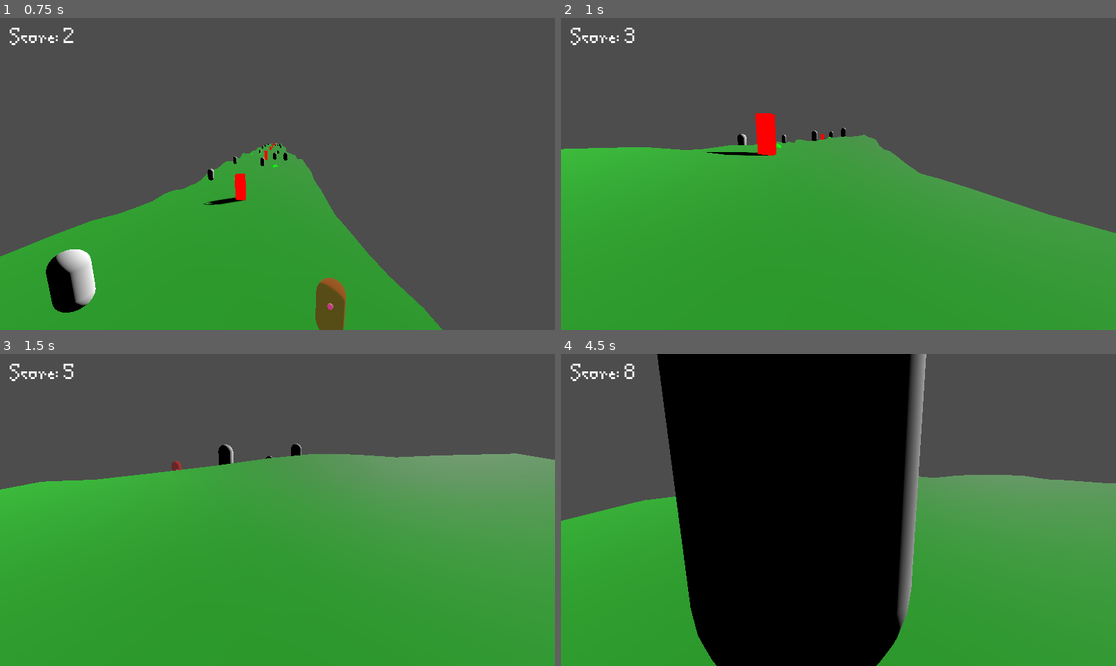
Above: before the commit, frames 1-4 (two rows, left to right).
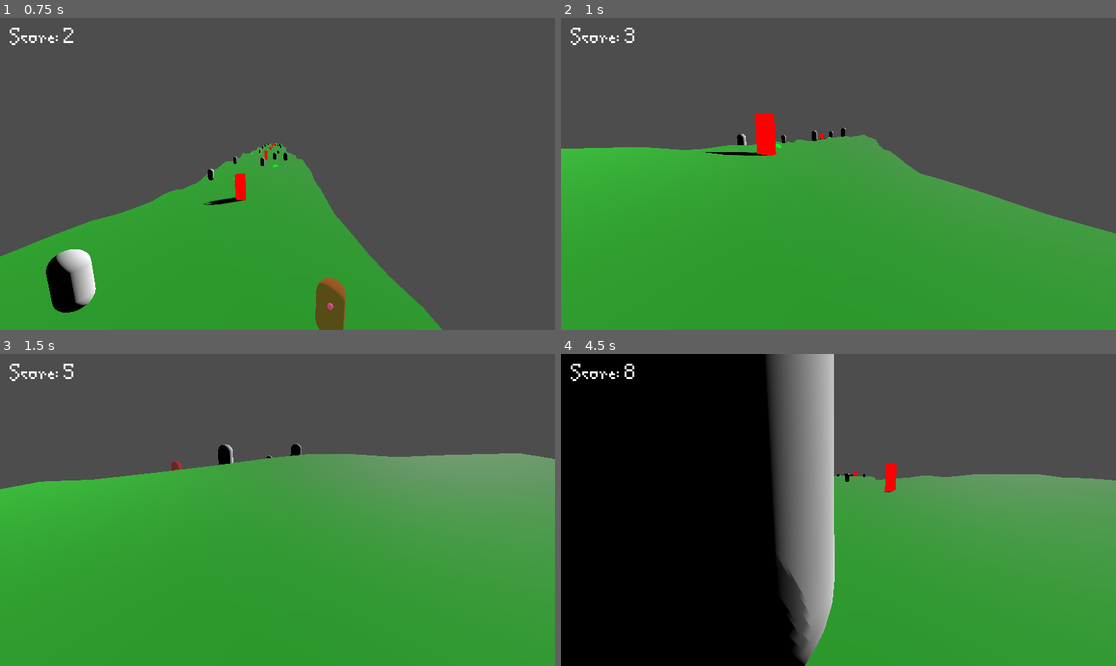
Above: after the commit, the same moments.

Repository: dorrajem/global-game-jam-2026
Game: Godot game, scene res://main.tscn
Same seed, same stepped clock (60 frames per second), same inputs: the game is played once before the commit and once after it.
Inputs (mouse positions are in pixels of both pictures, inside the frame that each line leads up to):
- Up to frame 1 (0.75 s): move the mouse to (399, 158) at 0.52 s; hold D (move_right) from 0.53 s (still down); hold Space (dash) from 0.53 s (still down)
- Up to frame 2 (1 s): keep holding D (move_right); keep holding Space (dash)
- Up to frame 3 (1.5 s): move the mouse to (166, 525) at 1.27 s; release D (move_right) at 1.28 s; release Space (dash) at 1.28 s; hold A (move_left) from 1.28 s (still down); tap Space (dash) at 1.35 s
- Up to frame 4 (4.5 s): move the mouse to (894, 441) at 2.02 s; release A (move_left) at 2.03 s; hold Space (dash) 2.03-2.78 s; hold D (move_right) 2.03-3.53 s; move the mouse to (810, 572) at 2.77 s; tap Space (dash) at 2.85, 4.35 s; move the mouse to (1005, 556) at 3.52 s; hold Space (dash) 3.53-4.28 s; hold A (move_left) from 3.53 s (still down); move the mouse to (672, 463) at 4.27 s

Frame 1 is identical in both runs. In frame 2, 0.1% of the frame differs, in the area x 0-100%, y 30-70%; in frame 3, less than 0.1%; in frame 4, 45%, in the area x 0-100%, y 0-100%.

Commit message:
enemy audio

Diff:
--- a/default_bus_layout.tres
+++ b/default_bus_layout.tres
@@ -2,6 +2,7 @@
 
 [sub_resource type="AudioEffectStereoEnhance" id="AudioEffectStereoEnhance_j3pel"]
 resource_name = "StereoEnhance"
+pan_pullout = 4.0
 
 [resource]
 bus/1/name = &"sfx"
@@ -23,4 +24,4 @@
 bus/3/volume_db = 0.0
 bus/3/send = &"Master"
 bus/3/effect/0/effect = SubResource("AudioEffectStereoEnhance_j3pel")
-bus/3/effect/0/enabled = true
+bus/3/effect/0/enabled = false
--- a/enemies/enemy.gd
+++ b/enemies/enemy.gd
@@ -3,7 +3,7 @@
 
 # movement settings
 @export var move_speed : float = 3.0
-@export var detection_range : float = 10.0
+@export var detection_range : float = 5
 @export var attack_range : float = 2.0
 @export var wander_radius : float = 5.0
 
@@ -33,6 +33,9 @@
 
 # adding audio
 @onready var audio_stream: AudioStreamPlayer3D = $AudioStreamPlayer3D
+var scan_radius:float = 5
+var group_center_position : Vector3
+var is_leader:bool
 
 func _ready() -> void:
 	spawn_position = global_position
@@ -59,6 +62,9 @@
 
 
 
+
+
+
 func _physics_process(delta: float) -> void:
 	state_timer -= delta
 
@@ -66,6 +72,8 @@
 		return
 
 	var distance_to_player = global_position.distance_to(player.global_position)
+
+
 
 	# state machine
 	match current_state:
@@ -90,15 +98,45 @@
 			if distance_to_player > attack_range * 1.2:
 				_change_state(State.CHASE)
 
-
-	var ghost_pos = player.global_position
-	ghost_pos.x = global_position.x
-	ghost_pos.y = player.global_position.y
-	ghost_pos.z = player.global_position.z +1
-
-	audio_stream.global_position= ghost_pos
+	is_leader = _handle_group_audio_logic()
+	if is_leader:
+		var center_pos = group_center_position.distance_to(player.global_position)
+
+	var x_difference = group_center_position.x- player.global_position.x
+	if(x_difference > 0):
+		audio_stream.global_position.x = group_center_position.x - 5
+	else:
+		audio_stream.global_position.x = group_center_position.x + 5
+	#print(audio_stream.global_position.x)
+	audio_stream.global_position.z = player.global_position.z
+
 
 	move_and_slide()
+
+
+func _handle_group_audio_logic() -> bool:
+	var all_enemies = get_tree().get_nodes_in_group("enemy")
+	var my_cluster = []
+
+	for enemy in all_enemies:
+		if (enemy.global_position.distance_to(global_position) < scan_radius):
+			my_cluster.append(enemy)
+	var leader = my_cluster[0]
+	var average_pos = Vector3.ZERO
+
+	for enemy in my_cluster:
+		# Calculate average position while we loop
+		average_pos += enemy.global_position
+
+		# Check ID
+		if enemy.get_instance_id() < leader.get_instance_id():
+			leader = enemy
+
+	# Finalize Average Position
+	group_center_position = average_pos / my_cluster.size()
+
+	# 4. Am I the leader?
+	return leader == self
 
 func _find_mesh_instance(node : Node):
 	if node is MeshInstance3D:
@@ -138,19 +176,23 @@
 		State.IDLE:
 			state_timer = randf_range(1.0, 3.0)
 			velocity = Vector3.ZERO
-			audio_stream.play(0.1)
+
+
+
 
 
 		State.WANDER:
 			_set_new_wander_target()
 			state_timer = randf_range(3.0, 6.0)
-			audio_stream.play(0.10)
+
+
 
 
 		State.CHASE:
-
-			audio_stream.position.z = player.global_position.z + 1
-			audio_stream.play(0.10)
+			print('audio stream :', audio_stream.global_position)
+			print('player :', player.global_position)
+			if (is_leader):
+				audio_stream.play()
 
 		State.ATTACK:
 			state_timer = 1.0 # attack cooldown
--- a/enemies/enemy.tscn
+++ b/enemies/enemy.tscn
@@ -35,13 +35,10 @@
 mesh = SubResource("CapsuleMesh_7k104")
 
 [node name="AudioStreamPlayer3D" type="AudioStreamPlayer3D" parent="." unique_id=2135170033]
-transform = Transform3D(1, 0, 0, 0, 1, 0, 0, 0, 1, 0, 0, -9)
 stream = SubResource("AudioStreamRandomizer_g67el")
-unit_size = 100.0
+unit_size = 35.81
 max_distance = 40.0
-panning_strength = 3.0
 bus = &"enemy3D"
-emission_angle_enabled = true
 doppler_tracking = 2
 
 [node name="MeshInstance3D" type="MeshInstance3D" parent="AudioStreamPlayer3D" unique_id=1314511906]
--- a/main.tscn
+++ b/main.tscn
@@ -2,13 +2,13 @@
 
 [ext_resource type="Script" uid="uid://e7ir03kjeff4" path="res://terrain_generation/terrain_generator.gd" id="1_ig7tw"]
 [ext_resource type="PackedScene" uid="uid://vjfllgvprsx7" path="res://enemies/enemy.tscn" id="2_0xm2m"]
-[ext_resource type="PackedScene" uid="uid://d2k47ug46qryn" path="res://player/targeting_system/target_indicator.tscn" id="2_7mycd"]
-[ext_resource type="PackedScene" uid="uid://yf73o37w4kv7" path="res://player/player.tscn" id="3_h2yge"]
+[ext_resource type="PackedScene" uid="uid://d2k47ug46qryn" path="res://Player/targeting_system/target_indicator.tscn" id="2_7mycd"]
+[ext_resource type="PackedScene" uid="uid://yf73o37w4kv7" path="res://Player/Player.tscn" id="3_h2yge"]
 [ext_resource type="PackedScene" uid="uid://4kmisqnv5jaw" path="res://ui/vision_mask_ui/ui.tscn" id="4_1bvp3"]
-[ext_resource type="PackedScene" uid="uid://dfity6h7sjcy1" path="res://player/targeting_system/targeting_system.tscn" id="4_lquwl"]
+[ext_resource type="PackedScene" uid="uid://dfity6h7sjcy1" path="res://Player/targeting_system/targeting_system.tscn" id="4_lquwl"]
 [ext_resource type="PackedScene" uid="uid://deqya4pn8baft" path="res://powerups/powerup.tscn" id="7_4c57u"]
 [ext_resource type="Script" uid="uid://ecoo03mjjmyx" path="res://game_manager/game_manager.gd" id="7_272bh"]
-[ext_resource type="Script" uid="uid://cu46suqky75dn" path="res://player/dash_telegraph.gd" id="8_5vw27"]
+[ext_resource type="Script" uid="uid://cu46suqky75dn" path="res://Player/dash_telegraph.gd" id="8_5vw27"]
 [ext_resource type="Script" uid="uid://dhf3edhtv3635" path="res://vfx/vfx_manager.gd" id="9_kek77"]
 
 [node name="Main" type="Node3D" unique_id=46566031]
--- a/project.godot
+++ b/project.godot
@@ -18,7 +18,6 @@
 [audio]
 
 buses/default_bus_layout="uid://d3uwfbn6xuyj1"
-general/3d_panning_strength=2.0
 
 [autoload]
 
